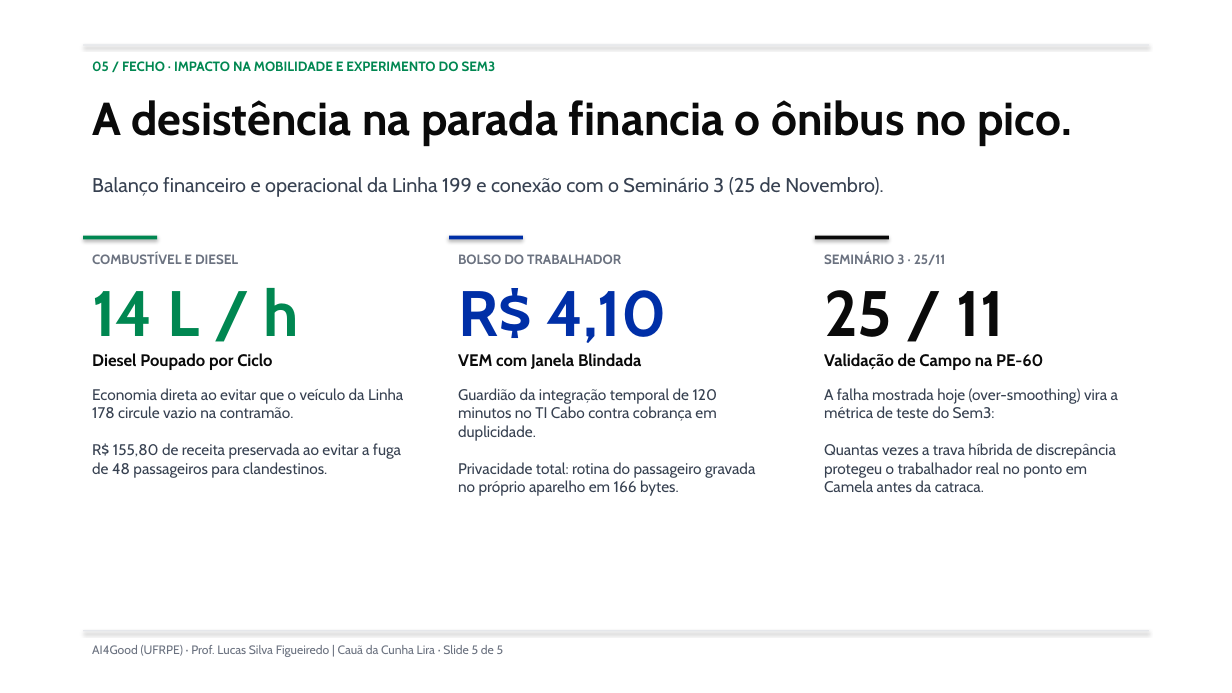
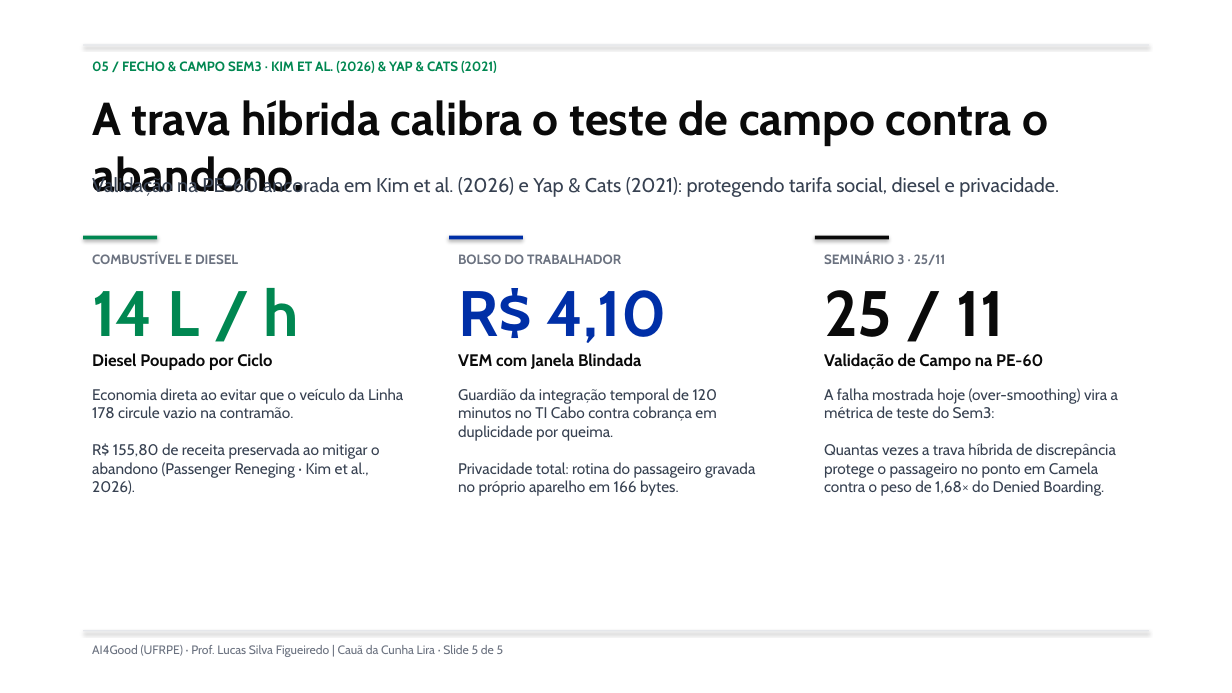
Before and after one commit to lira-labs/workspace, a slide deck: slide 5 of code/grafoparada_web/GrafoParada_Seminario2_CauaLira.pptx. Drawn at 1232x693 pixels with LibreOffice and Linux fonts; fonts in the diff are those of the drawing. Boxes give left, top, right and bottom in pixels: in the first picture for what was removed or moved away, otherwise in the second. Text is boxed around its words. In the diff, an @@ line names an element or a change of style, - is before the commit and + after.

```diff
--- a/code/grafoparada_web/GrafoParada_Seminario2_CauaLira.pptx
+++ b/code/grafoparada_web/GrafoParada_Seminario2_CauaLira.pptx
@@ text at [92, 61, 497, 73]: text changed @@
-05 / FECHO · IMPACTO NA MOBILIDADE E EXPERIMENTO DO SEM3
+05 / FECHO & CAMPO SEM3 · KIM ET AL. (2026) & YAP & CATS (2021)
@@ text at [92, 100, 1048, 146]: text changed @@
-A desistência na parada financia o ônibus no pico.
+A trava híbrida calibra o teste de campo contra o abandono.
@@ text at [92, 175, 1059, 197]: text changed @@
-Balanço financeiro e operacional da Linha 199 e conexão com o Seminário 3 (25 de Novembro).
+Validação na PE-60 ancorada em Kim et al. (2026) e Yap & Cats (2021): protegendo tarifa social, diesel e privacidade.
@@ text at [92, 388, 403, 494]: text changed @@
-Economia direta ao evitar que o veículo da Linha 178 circule vazio na contramão.
-R$ 155,80 de receita preservada ao evitar a fuga de 48 passageiros para clandestinos.
+Economia direta ao evitar que o veículo da Linha 178 circule vazio na contramão.
+R$ 155,80 de receita preservada ao mitigar o abandono (Passenger Reneging · Kim et al., 2026).
@@ text at [458, 388, 755, 496]: text changed @@
-Guardião da integração temporal de 120 minutos no TI Cabo contra cobrança em duplicidade.
-Privacidade total: rotina do passageiro gravada no próprio aparelho em 166 bytes.
+Guardião da integração temporal de 120 minutos no TI Cabo contra cobrança em duplicidade por queima.
+Privacidade total: rotina do passageiro gravada no próprio aparelho em 166 bytes.
@@ text at [824, 388, 1118, 496]: text changed @@
-A falha mostrada hoje (over-smoothing) vira a métrica de teste do Sem3:
-Quantas vezes a trava híbrida de discrepância protegeu o trabalhador real no ponto em Camela antes da catraca.
+A falha mostrada hoje (over-smoothing) vira a métrica de teste do Sem3:
+Quantas vezes a trava híbrida de discrepância protege o passageiro no ponto em Camela contra o peso de 1,68× do Denied Boarding.
```
Also in this commit, not shown: 4 other slides changed, 5 other files.
